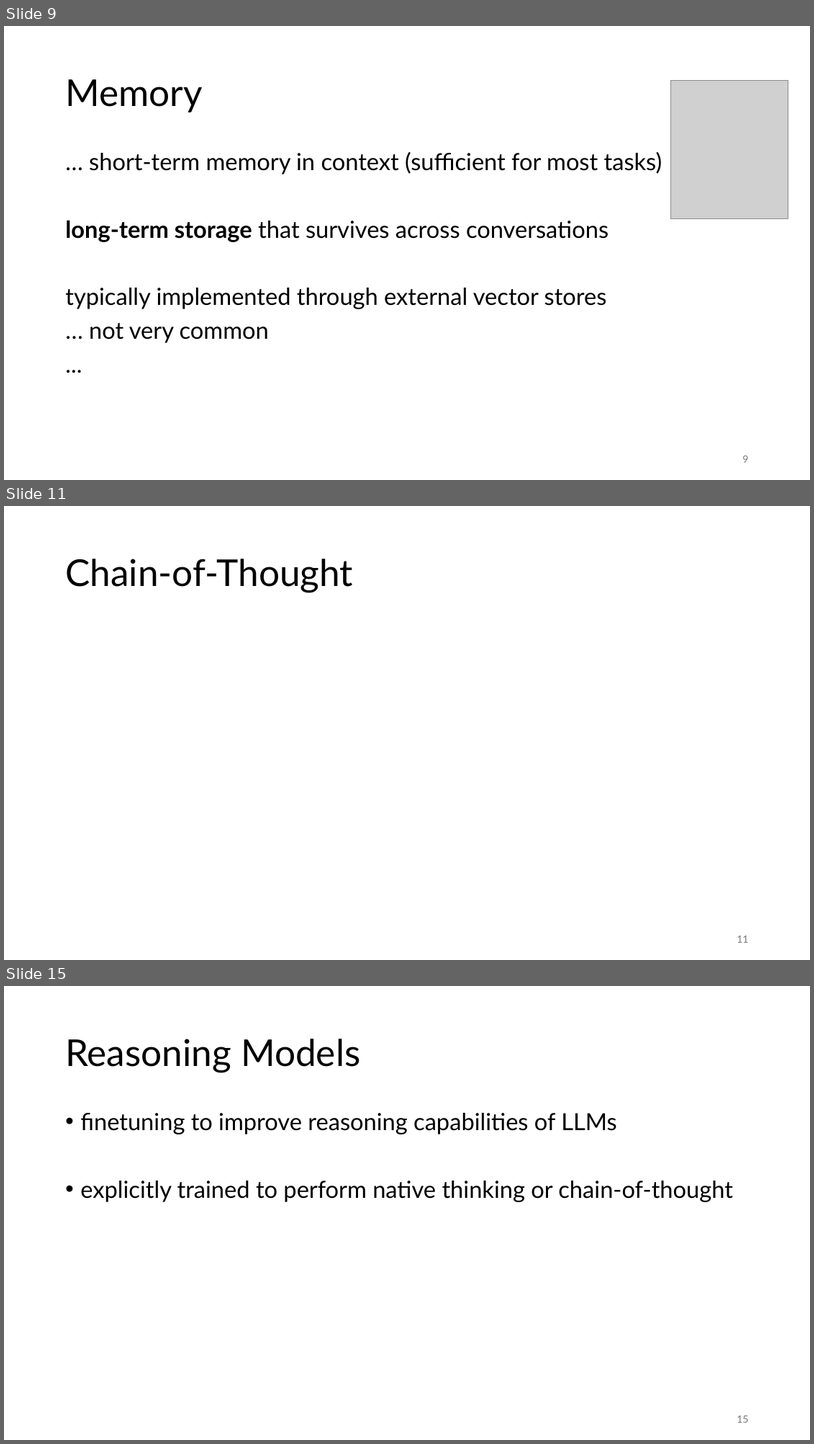
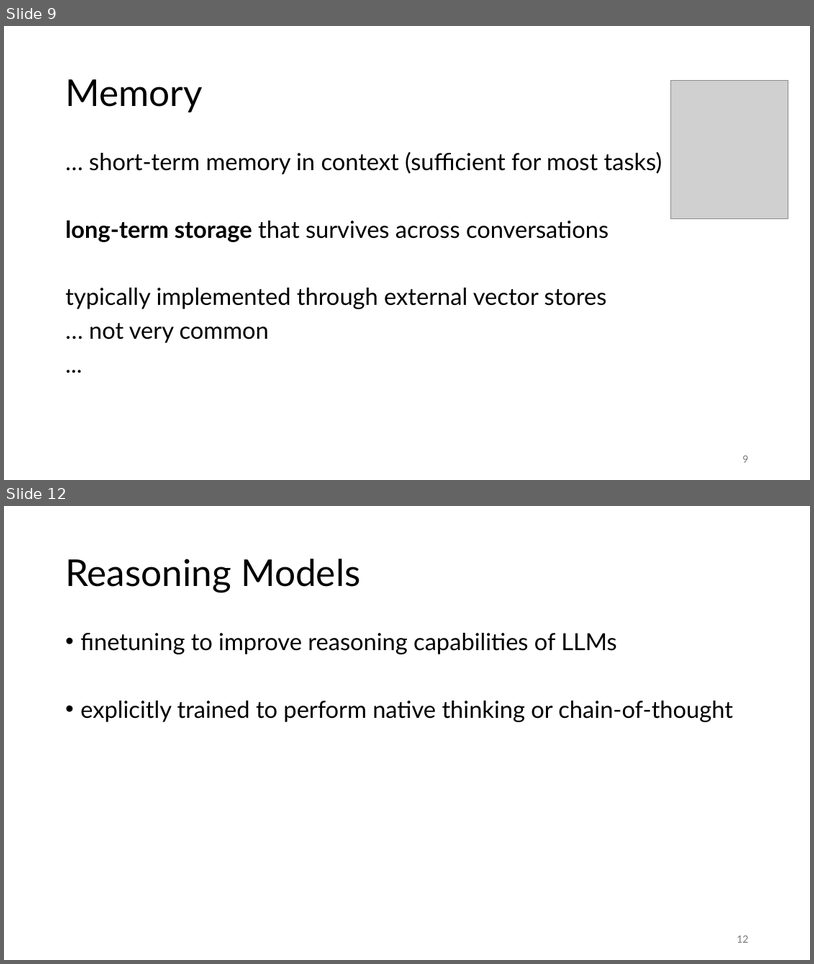
Before and after one commit to FelixWick/language_models, a slide deck: slides/6_agents.pptx. Shown one above the other, each under a label of ours: slides 9, 11 and 15 before the commit, slides 9 and 12 after it; the slides between them are not shown. The pictures are 814x1444 and 814x964 pixels, drawn with LibreOffice and Linux fonts; fonts in the diff are those of the drawing; grey boxes stand for pictures. Boxes give left, top, right and bottom in pixels: in the first picture for what was removed or moved away, otherwise in the second. Text is boxed around its words. In the diff, an @@ line names an element or a change of style, - is before the commit and + after.

```diff
--- a/slides/6_agents.pptx
+++ b/slides/6_agents.pptx
@@ slide 11 removed at (4, 506, 810, 960), background #FFFFFF @@
@@ title removed at (65, 559, 353, 592) @@
-Chain-of-Thought
@@ page number removed at (737, 935, 748, 942) @@
-11
@@ what was slide 15 is now slide 12 @@
@@ page number at (737, 935, 748, 942): text changed @@
-15
+12
```
Also in this commit, not shown: 3 slides changed, 2 other slides removed, 2 other files.
